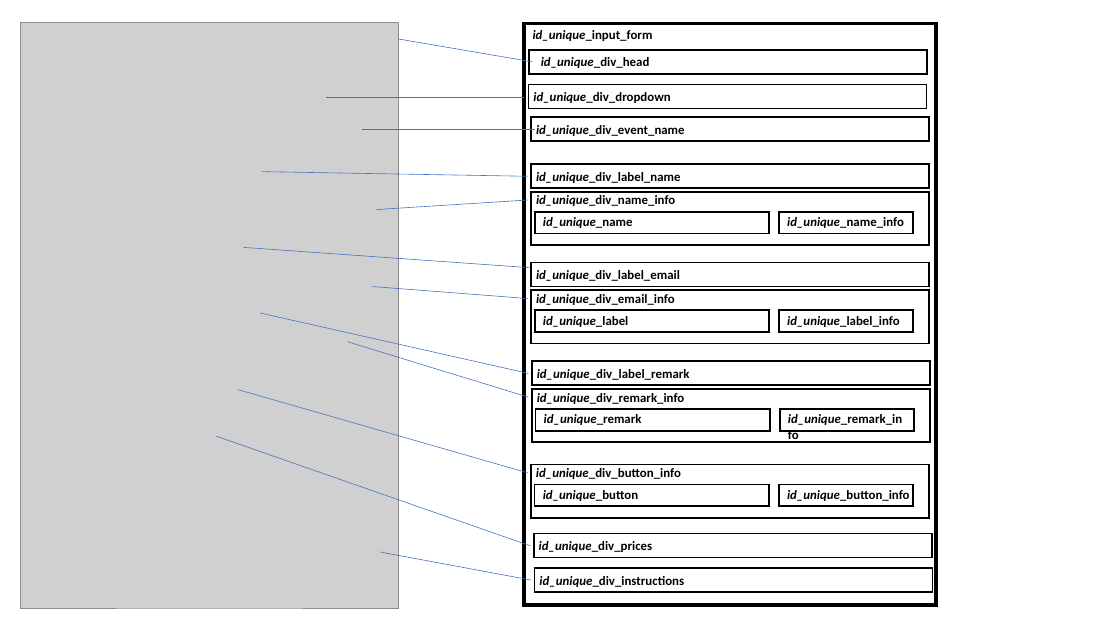
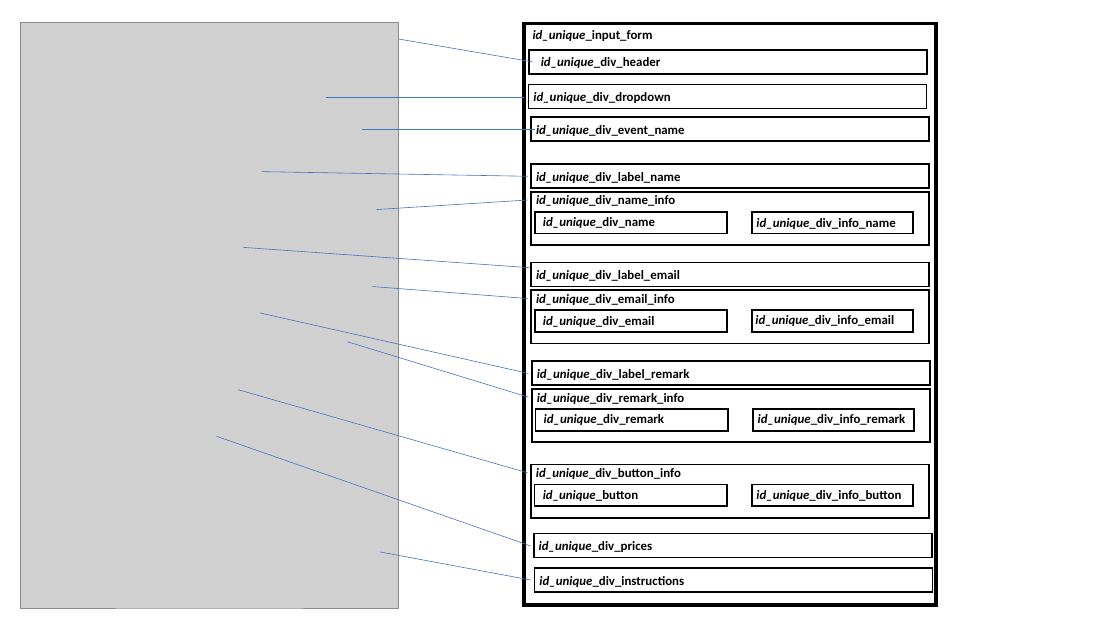
Before and after one commit to JazzLiveAarau/WwwReservationLayout, a slide deck: slide 1 of Description/InputEventReservation.pptx. Drawn at 1120x630 pixels with LibreOffice and Linux fonts; fonts in the diff are those of the drawing; grey boxes stand for pictures. Boxes give left, top, right and bottom in pixels: in the first picture for what was removed or moved away, otherwise in the second. Text is boxed around its words. In the diff, an @@ line names an element or a change of style, - is before the commit and + after.

```diff
--- a/Description/InputEventReservation.pptx
+++ b/Description/InputEventReservation.pptx
@@ text at (x1=541, y1=57, x2=661, y2=68): text changed; italic off @@
-id_unique_div_head
+id_unique_div_header
@@ rectangle resized from (x1=535, y1=212, x2=770, y2=234) to (x1=535, y1=212, x2=728, y2=234) @@
@@ text at (x1=543, y1=217, x2=655, y2=228): text changed @@
-id_unique_name
+id_unique_div_name
@@ rectangle resized from (x1=779, y1=212, x2=913, y2=234) to (x1=752, y1=212, x2=913, y2=234) @@
@@ text at (x1=756, y1=218, x2=895, y2=229): text changed @@
-id_unique_name_info
+id_unique_div_info_name
@@ rectangle resized from (x1=535, y1=310, x2=770, y2=332) to (x1=535, y1=310, x2=728, y2=332) @@
@@ text at (x1=543, y1=316, x2=655, y2=327): text changed; italic off @@
-id_unique_label
+id_unique_div_email
@@ rectangle resized from (x1=779, y1=310, x2=913, y2=332) to (x1=752, y1=310, x2=913, y2=332) @@
@@ text at (x1=755, y1=315, x2=894, y2=326): text changed @@
-id_unique_label_info
+id_unique_div_info_email
@@ rectangle resized from (x1=535, y1=409, x2=770, y2=431) to (x1=535, y1=409, x2=728, y2=431) @@
@@ text at (x1=544, y1=414, x2=664, y2=425): text changed; italic off @@
-id_unique_remark
+id_unique_div_remark
@@ rectangle resized from (x1=780, y1=409, x2=914, y2=431) to (x1=753, y1=409, x2=914, y2=431) @@
@@ text at (x1=758, y1=414, x2=906, y2=425): text changed @@
-id_unique_remark_info
+id_unique_div_info_remark
@@ rectangle resized from (x1=534, y1=485, x2=769, y2=507) to (x1=534, y1=485, x2=727, y2=507) @@
@@ rectangle resized from (x1=779, y1=485, x2=913, y2=507) to (x1=752, y1=485, x2=913, y2=507) @@
@@ text at (x1=756, y1=490, x2=901, y2=501): text changed @@
-id_unique_button_info
+id_unique_div_info_button
```
Also in this commit, not shown: 1 other file.
